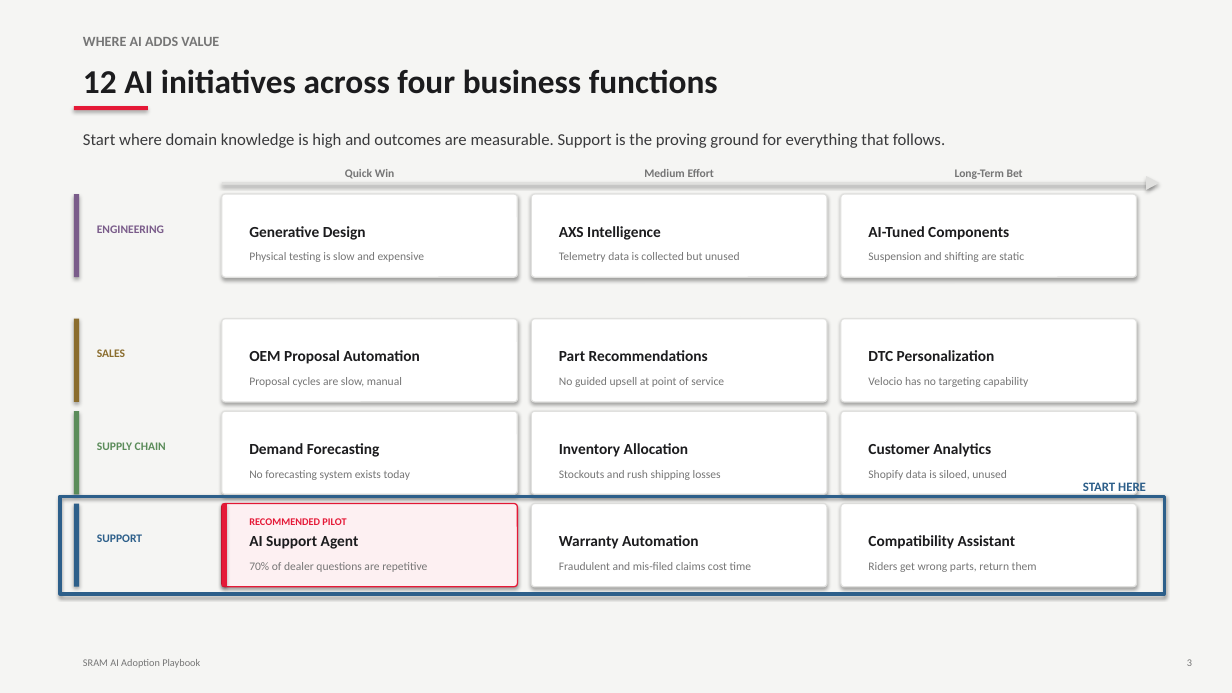
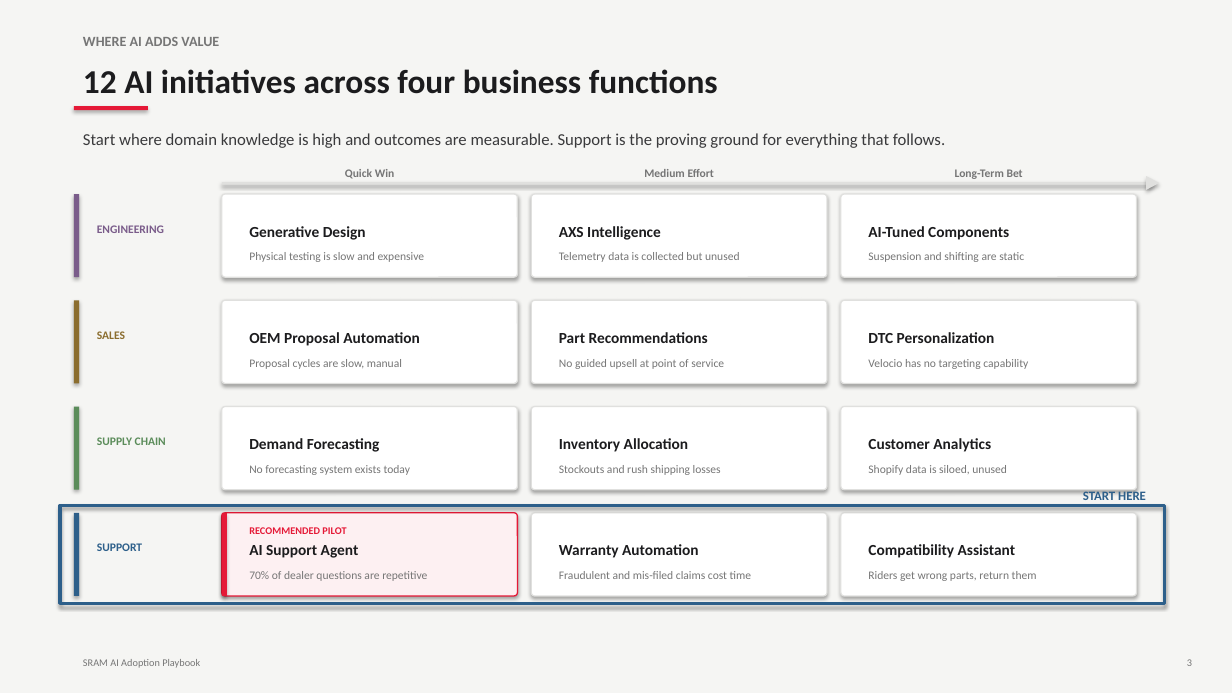
Before and after one commit to donovan-palmer/sram-ai-playbook, a slide deck: slide 7 of deliverables/SRAM_AI_Adoption_Playbook.pptx. Drawn at 1232x693 pixels with LibreOffice and Linux fonts; fonts in the diff are those of the drawing. Boxes give left, top, right and bottom in pixels: in the first picture for what was removed or moved away, otherwise in the second. Text is boxed around its words. In the diff, an @@ line names an element or a change of style, - is before the commit and + after.

Commit message:
Remove emojis from intro slide, fix initiative map row spacing
Replace emoji icons with text-only cards showing brand name and
product category. Fix initiative map rows to use consistent 0.25"
gaps between all four function groups instead of uneven spacing.

```diff
--- a/deliverables/SRAM_AI_Adoption_Playbook.pptx
+++ b/deliverables/SRAM_AI_Adoption_Playbook.pptx
@@ 7 texts, 3 rounded rectangles, 1 rectangle moved together from (x1=74, y1=319, x2=1137, y2=402) to (x1=74, y1=300, x2=1137, y2=384) @@
@@ 7 texts, 3 rounded rectangles, 1 rectangle moved together from (x1=74, y1=411, x2=1137, y2=494) to (x1=74, y1=407, x2=1137, y2=490) @@
@@ 9 texts, 3 rectangles, 3 rounded rectangles moved together from (x1=60, y1=482, x2=1165, y2=594) to (x1=60, y1=490, x2=1165, y2=604) @@
```
Also in this commit, not shown: 3 other slides changed, 1 other file.
